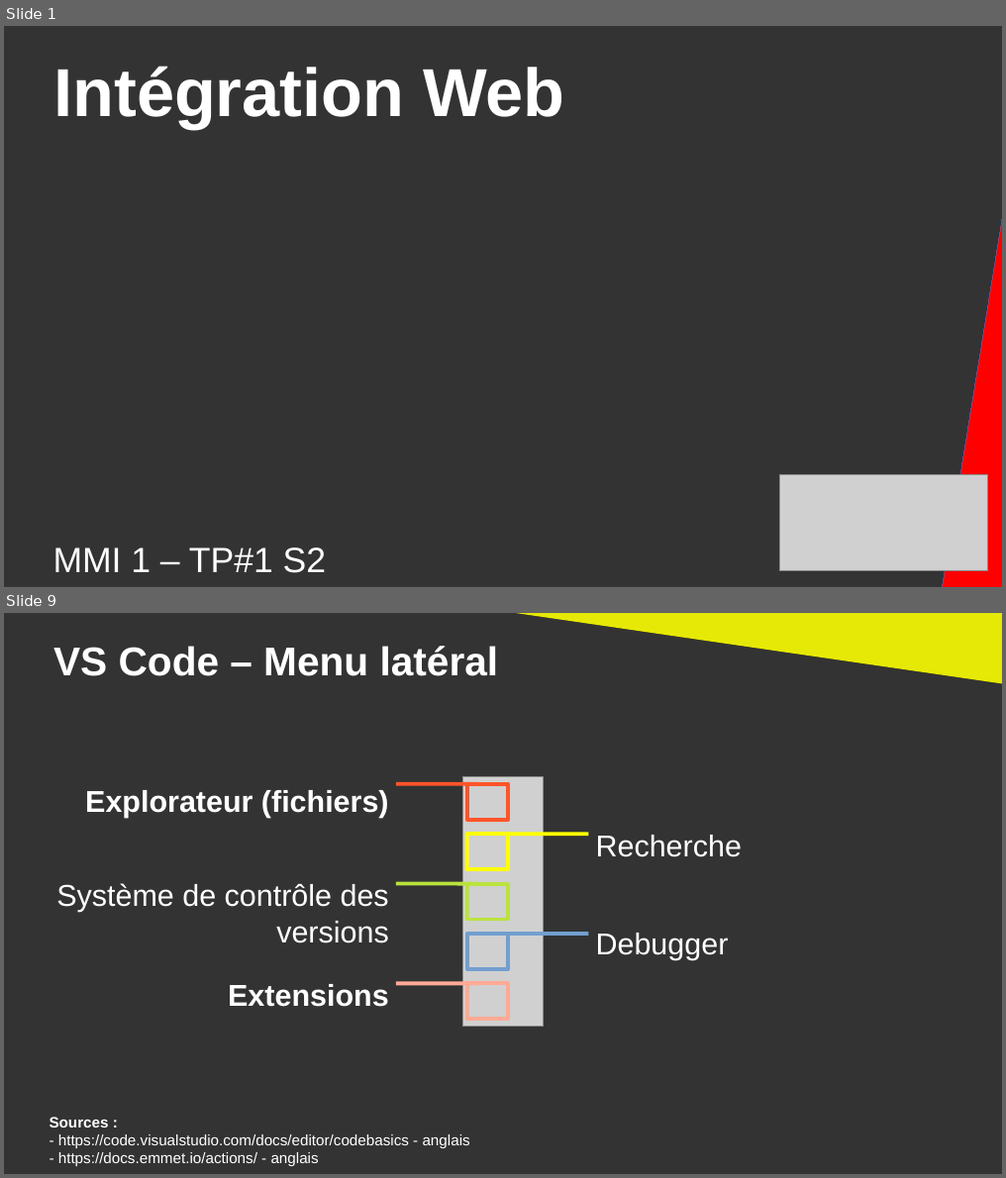
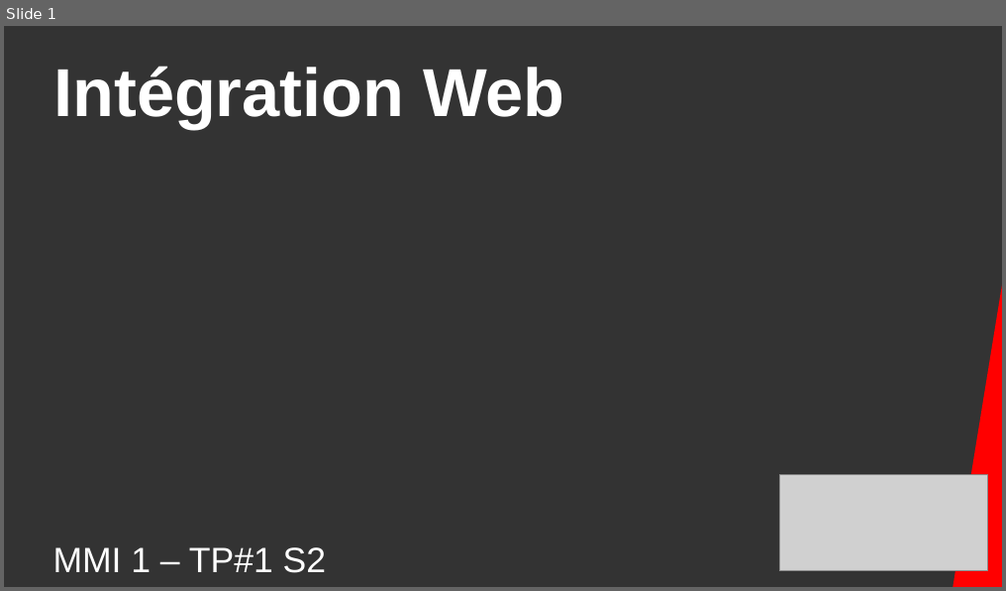
Before and after one commit to DanYellow/cours, a slide deck: integration-web-s2/travaux-pratiques/numero-1/presentation.odp. Shown one above the other, each under a label of ours: slides 1 and 9 before the commit, slide 1 after it; the slides between them are not shown. The pictures are 1006x1178 and 1006x591 pixels, drawn with LibreOffice and Linux fonts; fonts in the diff are those of the drawing; grey boxes stand for pictures. Boxes give left, top, right and bottom in pixels: in the first picture for what was removed or moved away, otherwise in the second. Text is boxed around its words. In the diff, an @@ line names an element or a change of style, - is before the commit and + after.

```diff
--- a/integration-web-s2/travaux-pratiques/numero-1/presentation.odp
+++ b/integration-web-s2/travaux-pratiques/numero-1/presentation.odp
@@ slide 9 removed at (x1=4, y1=613, x2=1002, y2=1174), background #333333 @@
@@ right triangle removed at (x1=488, y1=613, x2=1002, y2=684) @@
@@ title removed at (x1=54, y1=646, x2=499, y2=676) @@
-VS Code – Menu latéral
@@ title removed at (x1=85, y1=790, x2=389, y2=818) @@
-Explorateur (fichiers)
@@ line removed from (396, 784) to (478, 784) @@
@@ picture removed at (x1=463, y1=777, x2=544, y2=1027) @@
@@ rectangle removed at (x1=467, y1=784, x2=508, y2=820) @@
@@ rectangle removed at (x1=467, y1=834, x2=508, y2=869) @@
@@ line removed from (507, 834) to (589, 834) @@
@@ title removed at (x1=596, y1=835, x2=742, y2=858) @@
-Recherche
@@ title removed at (x1=56, y1=883, x2=389, y2=944) @@
-Système de contrôle des versions
@@ line removed from (396, 883) to (478, 883) @@
@@ rectangle removed at (x1=467, y1=883, x2=508, y2=919) @@
@@ rectangle removed at (x1=467, y1=934, x2=508, y2=968) @@
@@ line removed from (507, 934) to (589, 934) @@
@@ title removed at (x1=596, y1=933, x2=729, y2=960) @@
-Debugger
@@ title removed at (x1=228, y1=984, x2=389, y2=1007) @@
-Extensions
@@ line removed from (396, 983) to (478, 983) @@
@@ rectangle removed at (x1=467, y1=983, x2=508, y2=1019) @@
@@ text removed at (x1=50, y1=1117, x2=470, y2=1166) @@
-Sources :
-- https://code.visualstudio.com/docs/editor/codebasics - anglais
-- https://docs.emmet.io/actions/ - anglais
@@ slide 1 changed as well @@
@@ rectangle resized from (x1=936, y1=201, x2=1002, y2=587) to (x1=946, y1=202, x2=1002, y2=587) @@
@@ rectangle at (x1=946, y1=202, x2=1002, y2=587): outline #3465A4 0 pt to none @@
```
Also in this commit, not shown: 22 slides added, 19 other slides removed, 33 other files.
